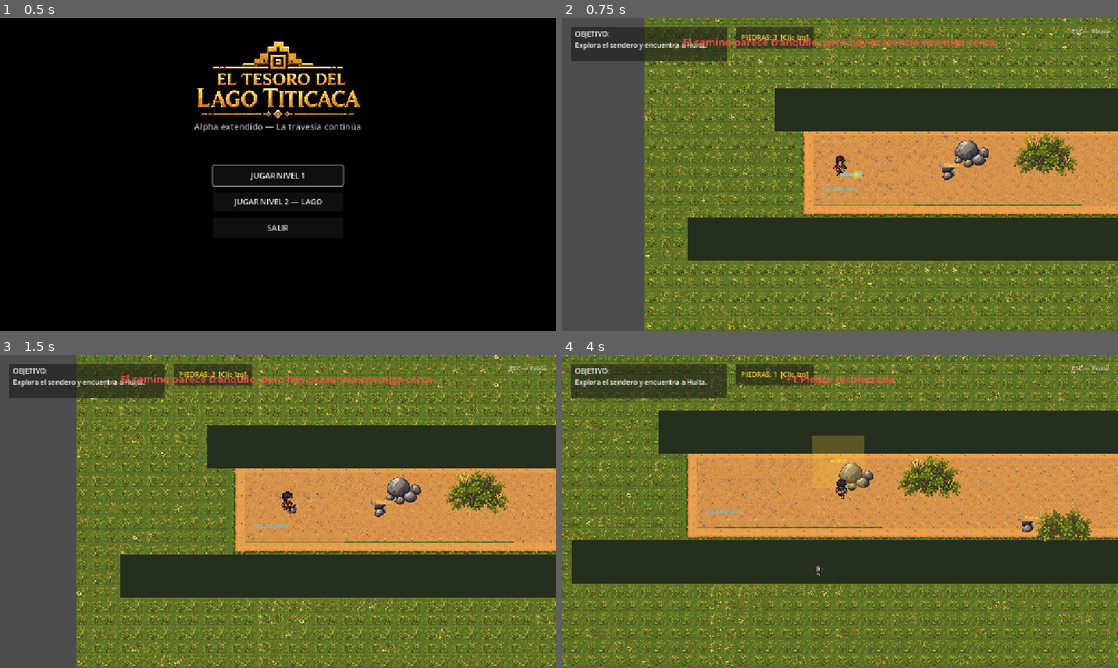
Above: before the commit, frames 1-4 (two rows, left to right).
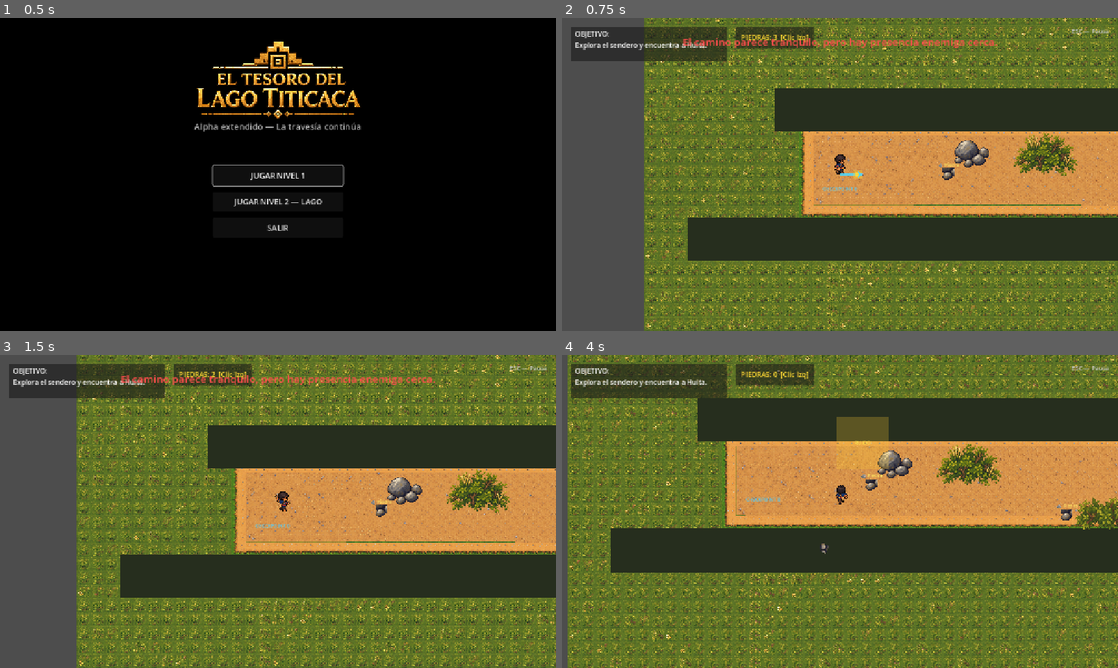
Above: after the commit, the same moments.

Repository: JHAMILCALI/El-tesoro-del-lago-titicaca-Game
Game: Godot game, scene res://scenes/main/MainMenu.tscn
Same seed, same stepped clock (60 frames per second), same inputs: the game is played once before the commit and once after it. Video files are missing from this copy of the repository; at most half a second of black plays in their place. Sound files missing from this copy of the repository are replaced by a short silence.
Inputs (mouse positions are in pixels of both pictures, inside the frame that each line leads up to):
- Up to frame 1 (0.5 s): no input
- Up to frame 2 (0.75 s): click "JUGAR NIVEL 1" at 0.5 s
- Up to frame 3 (1.5 s): tap Enter (ui_accept) at 1.25 s; move the mouse to (400, 495) at 1.27 s; hold D (move_right) from 1.28 s (still down); hold E (interact) from 1.28 s (still down); click (400, 495) at 1.42 s
- Up to frame 4 (4 s): tap Enter (ui_accept) at 1.52, 2.27, 3.77 s; move the mouse to (728, 527) at 2.02 s; release D (move_right) at 2.03 s; release E (interact) at 2.03 s; hold S (move_down) 2.03-2.78 s; tap Shift (run) at 2.1 s; click (728, 527) at 2.17 s; move the mouse to (895, 442) at 2.77 s; press the mouse at (895, 442) at 2.78 s; hold D (move_right) 2.78-3.53 s; move the mouse to (812, 574) at 3.52 s; release the mouse at (812, 574) at 3.53 s; hold W (move_up) from 3.53 s (still down); tap E (interact) at 3.6 s; click (812, 574) at 3.67 s

Frame 1 is identical in both runs. In frame 2, less than 0.1% of the frame differs, in the area x 48-52%, y 43-51%; in frame 3, 20%; in frame 4, 43%, in the area x 0-100%, y 0-100%.

Commit message:
Add texture import settings for pasco_idle_throw.png
- Created a new import configuration file for the pasco_idle_throw.png texture.
- Configured compression settings and metadata for optimal texture handling.
- Set source and destination paths for the imported texture.

Diff:
--- a/scenes/characters/Pasco.tscn
+++ b/scenes/characters/Pasco.tscn
@@ -1,7 +1,8 @@
-[gd_scene load_steps=21 format=3]
+[gd_scene load_steps=38 format=3]
 
 [ext_resource type="Script" path="res://scripts/pasco.gd" id="1_pasco"]
 [ext_resource type="Texture2D" path="res://assets/sprites/pasco_walk_v2.png" id="2_pasco_walk"]
+[ext_resource type="Texture2D" path="res://assets/sprites/pasco_idle_throw.png" id="3_pasco_actions"]
 
 [sub_resource type="CircleShape2D" id="CircleShape2D_pasco"]
 radius = 16.0
@@ -70,8 +71,160 @@
 atlas = ExtResource("2_pasco_walk")
 region = Rect2(941, 941, 313, 313)
 
+[sub_resource type="AtlasTexture" id="AtlasTexture_action_down_0"]
+atlas = ExtResource("3_pasco_actions")
+region = Rect2(0, 0, 313, 313)
+
+[sub_resource type="AtlasTexture" id="AtlasTexture_action_down_1"]
+atlas = ExtResource("3_pasco_actions")
+region = Rect2(314, 0, 313, 313)
+
+[sub_resource type="AtlasTexture" id="AtlasTexture_action_down_2"]
+atlas = ExtResource("3_pasco_actions")
+region = Rect2(627, 0, 313, 313)
+
+[sub_resource type="AtlasTexture" id="AtlasTexture_action_down_3"]
+atlas = ExtResource("3_pasco_actions")
+region = Rect2(941, 0, 313, 313)
+
+[sub_resource type="AtlasTexture" id="AtlasTexture_action_left_0"]
+atlas = ExtResource("3_pasco_actions")
+region = Rect2(0, 314, 313, 313)
+
+[sub_resource type="AtlasTexture" id="AtlasTexture_action_left_1"]
+atlas = ExtResource("3_pasco_actions")
+region = Rect2(314, 314, 313, 313)
+
+[sub_resource type="AtlasTexture" id="AtlasTexture_action_left_2"]
+atlas = ExtResource("3_pasco_actions")
+region = Rect2(627, 314, 313, 313)
+
+[sub_resource type="AtlasTexture" id="AtlasTexture_action_left_3"]
+atlas = ExtResource("3_pasco_actions")
+region = Rect2(941, 314, 313, 313)
+
+[sub_resource type="AtlasTexture" id="AtlasTexture_action_right_0"]
+atlas = ExtResource("3_pasco_actions")
+region = Rect2(0, 627, 313, 313)
+
+[sub_resource type="AtlasTexture" id="AtlasTexture_action_right_1"]
+atlas = ExtResource("3_pasco_actions")
+region = Rect2(314, 627, 313, 313)
+
+[sub_resource type="AtlasTexture" id="AtlasTexture_action_right_2"]
+atlas = ExtResource("3_pasco_actions")
+region = Rect2(627, 627, 313, 313)
+
+[sub_resource type="AtlasTexture" id="AtlasTexture_action_right_3"]
+atlas = ExtResource("3_pasco_actions")
+region = Rect2(941, 627, 313, 313)
+
+[sub_resource type="AtlasTexture" id="AtlasTexture_action_up_0"]
+atlas = ExtResource("3_pasco_actions")
+region = Rect2(0, 941, 313, 313)
+
+[sub_resource type="AtlasTexture" id="AtlasTexture_action_up_1"]
+atlas = ExtResource("3_pasco_actions")
+region = Rect2(314, 941, 313, 313)
+
+[sub_resource type="AtlasTexture" id="AtlasTexture_action_up_2"]
+atlas = ExtResource("3_pasco_actions")
+region = Rect2(627, 941, 313, 313)
+
+[sub_resource type="AtlasTexture" id="AtlasTexture_action_up_3"]
+atlas = ExtResource("3_pasco_actions")
+region = Rect2(941, 941, 313, 313)
+
 [sub_resource type="SpriteFrames" id="SpriteFrames_pasco_walk"]
 animations = [{
+"frames": [{
+"duration": 1.0,
+"texture": SubResource("AtlasTexture_action_down_0")
+}],
+"loop": true,
+"name": &"idle_down",
+"speed": 1.0
+}, {
+"frames": [{
+"duration": 1.0,
+"texture": SubResource("AtlasTexture_action_left_0")
+}],
+"loop": true,
+"name": &"idle_left",
+"speed": 1.0
+}, {
+"frames": [{
+"duration": 1.0,
+"texture": SubResource("AtlasTexture_action_right_0")
+}],
+"loop": true,
+"name": &"idle_right",
+"speed": 1.0
+}, {
+"frames": [{
+"duration": 1.0,
+"texture": SubResource("AtlasTexture_action_up_0")
+}],
+"loop": true,
+"name": &"idle_up",
+"speed": 1.0
+}, {
+"frames": [{
+"duration": 1.0,
+"texture": SubResource("AtlasTexture_action_down_1")
+}, {
+"duration": 1.0,
+"texture": SubResource("AtlasTexture_action_down_2")
+}, {
+"duration": 1.0,
+"texture": SubResource("AtlasTexture_action_down_3")
+}],
+"loop": false,
+"name": &"throw_down",
+"speed": 12.0
+}, {
+"frames": [{
+"duration": 1.0,
+"texture": SubResource("AtlasTexture_action_left_1")
+}, {
+"duration": 1.0,
+"texture": SubResource("AtlasTexture_action_left_2")
+}, {
+"duration": 1.0,
+"texture": SubResource("AtlasTexture_action_left_3")
+}],
+"loop": false,
+"name": &"throw_left",
+"speed": 12.0
+}, {
+"frames": [{
+"duration": 1.0,
+"texture": SubResource("AtlasTexture_action_right_1")
+}, {
+"duration": 1.0,
+"texture": SubResource("AtlasTexture_action_right_2")
+}, {
+"duration": 1.0,
+"texture": SubResource("AtlasTexture_action_right_3")
+}],
+"loop": false,
+"name": &"throw_right",
+"speed": 12.0
+}, {
+"frames": [{
+"duration": 1.0,
+"texture": SubResource("AtlasTexture_action_up_1")
+}, {
+"duration": 1.0,
+"texture": SubResource("AtlasTexture_action_up_2")
+}, {
+"duration": 1.0,
+"texture": SubResource("AtlasTexture_action_up_3")
+}],
+"loop": false,
+"name": &"throw_up",
+"speed": 12.0
+}, {
 "frames": [{
 "duration": 1.0,
 "texture": SubResource("AtlasTexture_down_0")
@@ -155,7 +308,7 @@
 position = Vector2(0, -22)
 scale = Vector2(0.18, 0.18)
 sprite_frames = SubResource("SpriteFrames_pasco_walk")
-animation = &"walk_down"
+animation = &"idle_right"
 
 [node name="ColorRect" type="ColorRect" parent="."]
 visible = false
--- a/scripts/pasco.gd
+++ b/scripts/pasco.gd
@@ -2,6 +2,10 @@
 class_name Pasco
 
 signal stone_count_changed(new_count: int)
+
+const THROW_RELEASE_DELAY := 0.1
+const THROW_RECOVERY_COOLDOWN := 0.55
+const STONE_SPAWN_OFFSET := 18.0
 
 @export var walk_speed: float = 180.0
 @export var run_speed: float = 280.0
@@ -14,6 +18,7 @@
 var hide_area_count: int = 0
 var last_direction: Vector2 = Vector2.RIGHT
 var can_throw_stone: bool = true
+var is_throwing: bool = false
 var stone_count: int = 3
 
 var stone_scene: PackedScene = preload("res://scenes/objects/Stone.tscn")
@@ -26,12 +31,18 @@
 	add_to_group("player")
 	stone_count = initial_stones
 	_ensure_input_actions()
+	_play_idle_animation(last_direction)
 	call_deferred("_sync_hud_stones")
 
 func _process(_delta: float) -> void:
 	_update_aim_indicator()
 
 func _physics_process(_delta: float) -> void:
+	if is_throwing:
+		velocity = Vector2.ZERO
+		move_and_slide()
+		return
+
 	if not can_move:
 		velocity = Vector2.ZERO
 		_update_walk_animation(Vector2.ZERO)
@@ -55,18 +66,30 @@
 		return
 
 	if direction == Vector2.ZERO:
-		animated_sprite.stop()
-		animated_sprite.frame = 0
-		return
-
-	var animation_name: StringName
-	if absf(direction.x) > absf(direction.y):
-		animation_name = &"walk_right" if direction.x > 0.0 else &"walk_left"
-	else:
-		animation_name = &"walk_down" if direction.y > 0.0 else &"walk_up"
+		_play_idle_animation(last_direction)
+		return
+
+	var animation_name := _directional_animation(&"walk", direction)
 
 	if animated_sprite.animation != animation_name or not animated_sprite.is_playing():
 		animated_sprite.play(animation_name)
+
+func _play_idle_animation(direction: Vector2) -> void:
+	if not animated_sprite:
+		return
+	var animation_name := _directional_animation(&"idle", direction)
+	if animated_sprite.animation != animation_name or animated_sprite.is_playing():
+		animated_sprite.play(animation_name)
+		animated_sprite.pause()
+		animated_sprite.frame = 0
+
+func _directional_animation(prefix: StringName, direction: Vector2) -> StringName:
+	var suffix := "down"
+	if absf(direction.x) > absf(direction.y):
+		suffix = "right" if direction.x > 0.0 else "left"
+	elif direction.y < 0.0:
+		suffix = "up"
+	return StringName(String(prefix) + "_" + suffix)
 
 func _unhandled_input(event: InputEvent) -> void:
 	_handle_throw_input(event)
@@ -137,19 +160,31 @@
 	if not stone_scene or stone_count <= 0:
 		return
 
-	var aim_info = _get_mouse_aim()
+	var aim_info := _get_mouse_aim()
+	var throw_direction: Vector2 = aim_info.dir
+	last_direction = throw_direction
 	can_throw_stone = false
+	is_throwing = true
+	velocity = Vector2.ZERO
 	stone_count -= 1
 	_sync_hud_stones()
-
-	var stone = stone_scene.instantiate()
-	stone.global_position = global_position
-	stone.setup(aim_info.dir, aim_info.dist)
+	animated_sprite.play(_directional_animation(&"throw", throw_direction))
+
+	await get_tree().create_timer(THROW_RELEASE_DELAY).timeout
+	if not is_inside_tree():
+		return
+
+	var stone := stone_scene.instantiate()
+	stone.global_position = global_position + (throw_direction * STONE_SPAWN_OFFSET)
+	stone.setup(throw_direction, aim_info.dist)
 	get_parent().add_child(stone)
 
-	get_tree().create_timer(0.8).timeout.connect(func():
+	await animated_sprite.animation_finished
+	is_throwing = false
+	_play_idle_animation(last_direction)
+	await get_tree().create_timer(THROW_RECOVERY_COOLDOWN).timeout
+	if is_inside_tree():
 		can_throw_stone = true
-	)
 
 func add_stones(amount: int) -> void:
 	stone_count = clampi(stone_count + amount, 0, max_stones)
Binary file added: assets/sprites/pasco_idle_throw.png
Not shown, added: assets/sprites/pasco_idle_throw.png.import
